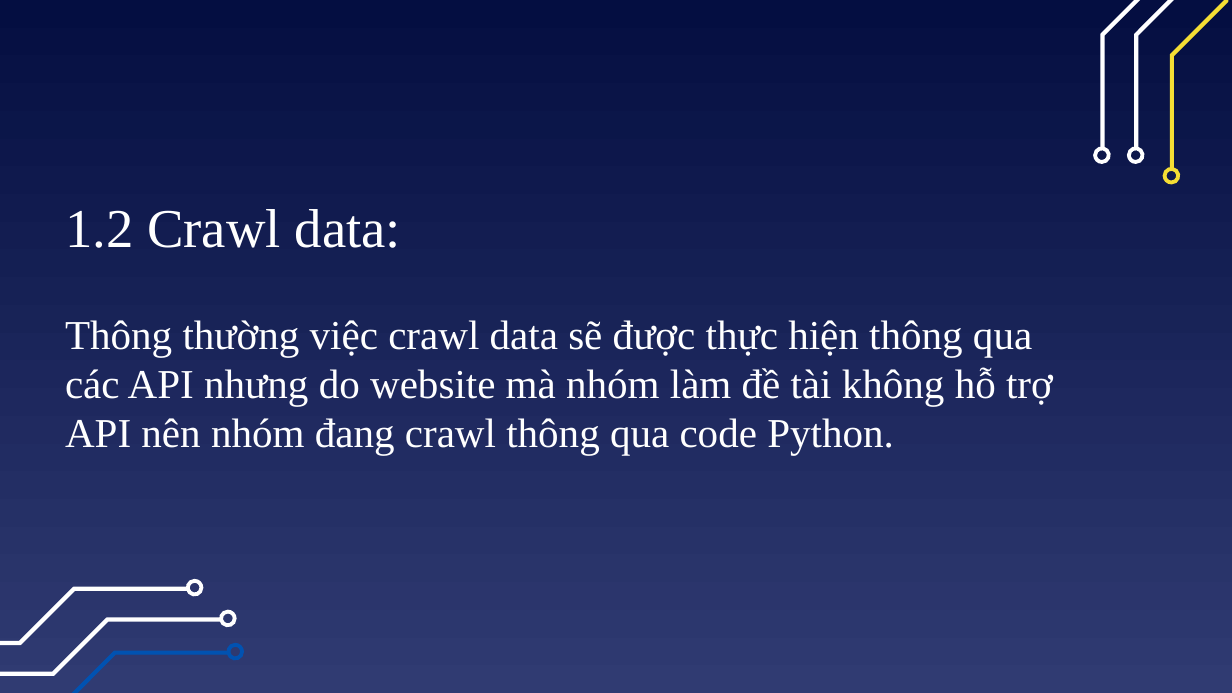
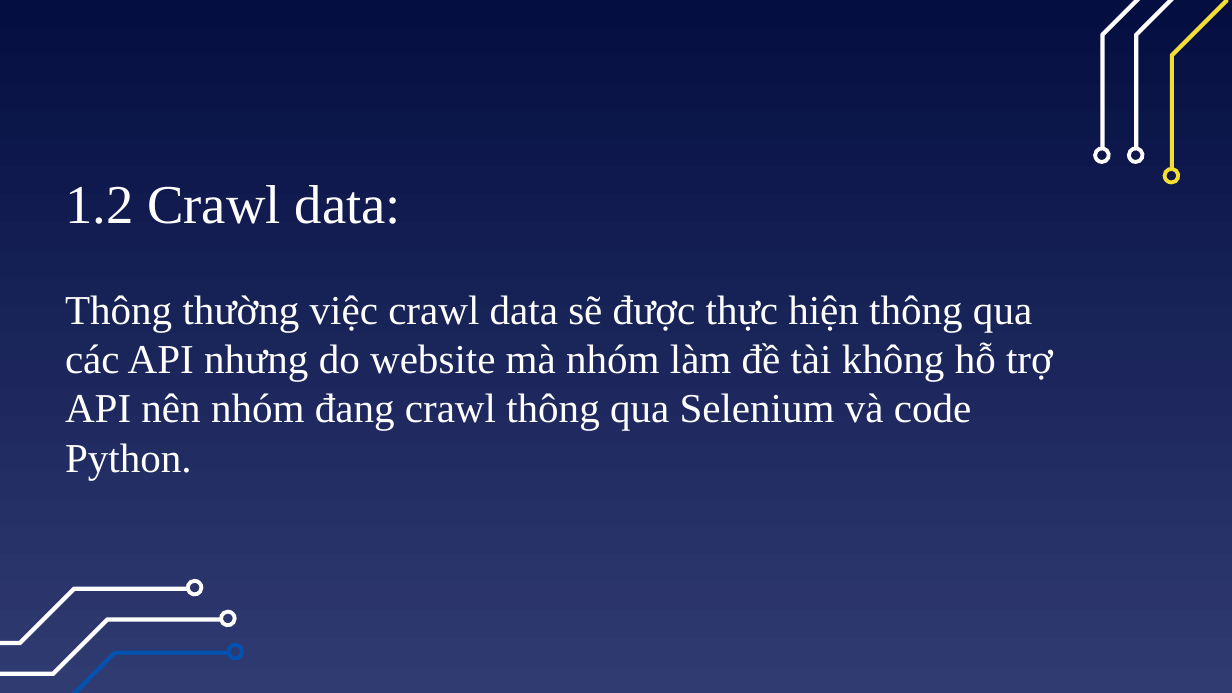
Before and after one commit to quandum/hcm_air_quality, a slide deck: slide 6 of report/[KyThuatXuLyDuLieu]Báo cáo đồ án cuối kỳ_Nhóm_11.pptx. Drawn at 1232x693 pixels with LibreOffice and Linux fonts; fonts in the diff are those of the drawing. Boxes give left, top, right and bottom in pixels: in the first picture for what was removed or moved away, otherwise in the second. Text is boxed around its words. In the diff, an @@ line names an element or a change of style, - is before the commit and + after.

Commit message:
commit file ppt

```diff
--- a/report/[KyThuatXuLyDuLieu]Báo cáo đồ án cuối kỳ_Nhóm_11.pptx
+++ b/report/[KyThuatXuLyDuLieu]Báo cáo đồ án cuối kỳ_Nhóm_11.pptx
@@ text at bbox=[65, 295, 1053, 480]: text changed @@
-Thông thường việc crawl data sẽ được thực hiện thông qua các API nhưng do website mà nhóm làm đề tài không hỗ trợ API nên nhóm đang crawl thông qua code Python.
+Thông thường việc crawl data sẽ được thực hiện thông qua các API nhưng do website mà nhóm làm đề tài không hỗ trợ API nên nhóm đang crawl thông qua Selenium và code Python.
```
